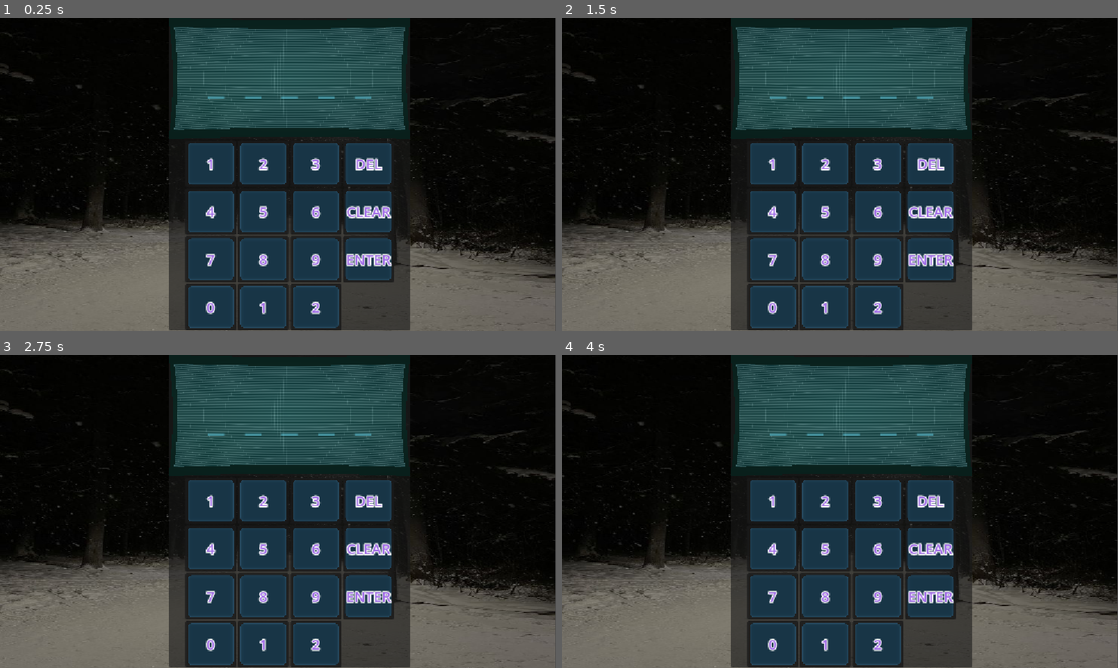
Above: before the commit, frames 1-4 (two rows, left to right).
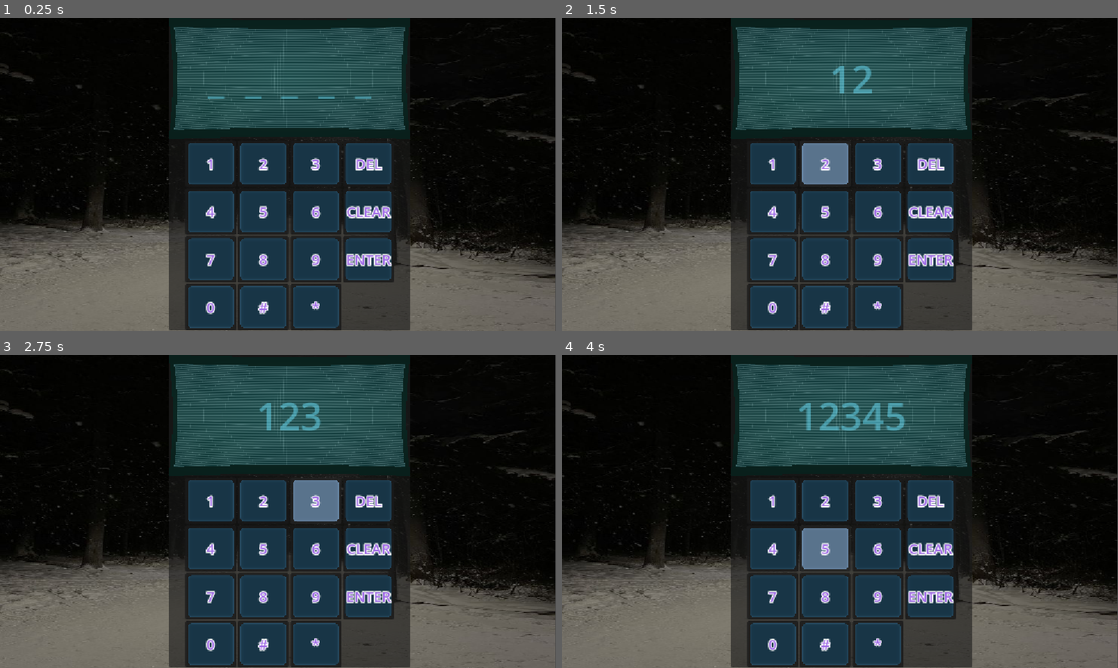
Above: after the commit, the same moments.

Repository: AndrewJordan12/InfografiaMemoriesTale
Game: Godot game, scene res://Scenes/UI/Keypad.tscn
Same seed, same stepped clock (60 frames per second), same inputs: the game is played once before the commit and once after it. This scene is started directly instead of the project's main scene.
Inputs:
- Up to frame 1 (0.25 s): no input
- Up to frame 2 (1.5 s): click "1" at 0.5 s; click "2" at 1.25 s
- Up to frame 3 (2.75 s): click "3" at 2 s
- Up to frame 4 (4 s): click "4" at 2.75 s; click "5" at 3.5 s

The runs differ from the first frame. In frame 1, 0.1% of the frame differs, in the area x 46-58%, y 90-95%; in frame 2, 1.5%; in frame 3, 1.7%; in frame 4, 2.0%, in the area x 37-67%, y 15-95%.

Commit message:
Fixed logic and implemented separate key, added shader material duplication

Diff:
--- a/info-proyecto-final/Scenes/UI/Key.tscn
+++ b/info-proyecto-final/Scenes/UI/Key.tscn
@@ -1,6 +1,7 @@
 [gd_scene format=3 uid="uid://d3it5qqw415ra"]
 
 [ext_resource type="Shader" uid="uid://cn52a15unsem5" path="res://Shaders/key.gdshader" id="1_avyew"]
+[ext_resource type="Script" uid="uid://b0mbkgrh86ikq" path="res://Scripts/UI/key.gd" id="1_qj0db"]
 [ext_resource type="LabelSettings" uid="uid://bqr03o17go4ae" path="res://Theme/Keys.tres" id="2_o46p0"]
 
 [sub_resource type="ShaderMaterial" id="ShaderMaterial_o46p0"]
@@ -21,17 +22,20 @@
 custom_minimum_size = Vector2(105, 95)
 offset_right = 8.0
 offset_bottom = 8.0
+script = ExtResource("1_qj0db")
 
 [node name="PanelContainer" type="PanelContainer" parent="." unique_id=1028183771]
 custom_minimum_size = Vector2(105, 95)
 layout_mode = 0
 offset_right = 40.0
 offset_bottom = 40.0
+mouse_filter = 2
 
 [node name="ColorRect" type="ColorRect" parent="PanelContainer" unique_id=1473738146]
 material = SubResource("ShaderMaterial_o46p0")
 custom_minimum_size = Vector2(95, 95)
 layout_mode = 2
+mouse_filter = 2
 
 [node name="Label" type="Label" parent="PanelContainer" unique_id=1218224087]
 layout_mode = 2
@@ -41,3 +45,7 @@
 horizontal_alignment = 1
 vertical_alignment = 1
 uppercase = true
+
+[connection signal="gui_input" from="." to="." method="_on_gui_input"]
+[connection signal="mouse_entered" from="." to="." method="_on_mouse_entered"]
+[connection signal="mouse_exited" from="." to="." method="_on_mouse_exited"]
--- a/info-proyecto-final/Scenes/UI/Keypad.tscn
+++ b/info-proyecto-final/Scenes/UI/Keypad.tscn
@@ -29,7 +29,6 @@
 anchor_bottom = 1.0
 grow_horizontal = 2
 grow_vertical = 2
-mouse_filter = 1
 theme = SubResource("Theme_k3esd")
 script = ExtResource("1_tsxvi")
 
@@ -86,31 +85,38 @@
 size_flags_horizontal = 6
 size_flags_vertical = 2
 size_flags_stretch_ratio = 20.0
+mouse_filter = 2
 columns = 3
 
 [node name="Key1" parent="PanelContainer/VBoxContainer/HBoxContainer/KeyContainer" unique_id=2090516326 instance=ExtResource("3_pmtet")]
 layout_mode = 2
 text = "1"
+key_value = "1"
 
 [node name="Key2" parent="PanelContainer/VBoxContainer/HBoxContainer/KeyContainer" unique_id=1070824588 instance=ExtResource("3_pmtet")]
 layout_mode = 2
 text = "2"
+key_value = "2"
 
 [node name="Key3" parent="PanelContainer/VBoxContainer/HBoxContainer/KeyContainer" unique_id=1583942461 instance=ExtResource("3_pmtet")]
 layout_mode = 2
 text = "3"
+key_value = "3"
 
 [node name="Key4" parent="PanelContainer/VBoxContainer/HBoxContainer/KeyContainer" unique_id=663122467 instance=ExtResource("3_pmtet")]
 layout_mode = 2
 text = "4"
+key_value = "4"
 
 [node name="Key5" parent="PanelContainer/VBoxContainer/HBoxContainer/KeyContainer" unique_id=916789343 instance=ExtResource("3_pmtet")]
 layout_mode = 2
 text = "5"
+key_value = "5"
 
 [node name="Key6" parent="PanelContainer/VBoxContainer/HBoxContainer/KeyContainer" unique_id=654757309 instance=ExtResource("3_pmtet")]
 layout_mode = 2
 text = "6"
+key_value = "6"
 
 [node name="Key7" parent="PanelContainer/VBoxContainer/HBoxContainer/KeyContainer" unique_id=1485085154 instance=ExtResource("3_pmtet")]
 layout_mode = 2
@@ -119,22 +125,27 @@
 [node name="Key8" parent="PanelContainer/VBoxContainer/HBoxContainer/KeyContainer" unique_id=835088561 instance=ExtResource("3_pmtet")]
 layout_mode = 2
 text = "8"
+key_value = "8"
 
 [node name="Key9" parent="PanelContainer/VBoxContainer/HBoxContainer/KeyContainer" unique_id=1111114040 instance=ExtResource("3_pmtet")]
 layout_mode = 2
 text = "9"
+key_value = "9"
 
 [node name="Key0" parent="PanelContainer/VBoxContainer/HBoxContainer/KeyContainer" unique_id=296141085 instance=ExtResource("3_pmtet")]
 layout_mode = 2
 text = "0"
+key_value = "0"
 
-[node name="KeyS1" parent="PanelContainer/VBoxContainer/HBoxContainer/KeyContainer" unique_id=2038749212 instance=ExtResource("3_pmtet")]
+[node name="Key#" parent="PanelContainer/VBoxContainer/HBoxContainer/KeyContainer" unique_id=2038749212 instance=ExtResource("3_pmtet")]
 layout_mode = 2
 text = "#"
+key_value = "#"
 
-[node name="KeyS2" parent="PanelContainer/VBoxContainer/HBoxContainer/KeyContainer" unique_id=1422031284 instance=ExtResource("3_pmtet")]
+[node name="Key*" parent="PanelContainer/VBoxContainer/HBoxContainer/KeyContainer" unique_id=1422031284 instance=ExtResource("3_pmtet")]
 layout_mode = 2
 text = "*"
+key_value = "*"
 
 [node name="KeyContainer2" type="VBoxContainer" parent="PanelContainer/VBoxContainer/HBoxContainer" unique_id=298402869]
 layout_direction = 1
@@ -146,11 +157,24 @@
 [node name="DEL" parent="PanelContainer/VBoxContainer/HBoxContainer/KeyContainer2" unique_id=161442878 instance=ExtResource("3_pmtet")]
 layout_mode = 2
 size_flags_vertical = 2
+mouse_filter = 1
+key_value = "DEL"
+is_num = false
 
 [node name="CLEAR" parent="PanelContainer/VBoxContainer/HBoxContainer/KeyContainer2" unique_id=2006102907 instance=ExtResource("3_pmtet")]
 layout_mode = 2
 size_flags_vertical = 2
+mouse_filter = 1
+key_value = "CLEAR"
+is_num = false
 
 [node name="ENTER" parent="PanelContainer/VBoxContainer/HBoxContainer/KeyContainer2" unique_id=1567428892 instance=ExtResource("3_pmtet")]
 layout_mode = 2
 size_flags_vertical = 10
+mouse_filter = 1
+key_value = "ENTER"
+is_num = false
+
+[connection signal="pressed" from="PanelContainer/VBoxContainer/HBoxContainer/KeyContainer2/DEL" to="." method="_on_del_pressed"]
+[connection signal="pressed" from="PanelContainer/VBoxContainer/HBoxContainer/KeyContainer2/CLEAR" to="." method="_on_clear_pressed"]
+[connection signal="pressed" from="PanelContainer/VBoxContainer/HBoxContainer/KeyContainer2/ENTER" to="." method="_on_enter_pressed"]
--- /dev/null
+++ b/info-proyecto-final/Scripts/UI/key.gd
@@ -0,0 +1,60 @@
+extends Button
+
+@onready var label = $PanelContainer/Label
+@onready var colorRect = $PanelContainer/ColorRect
+@export var key_value : String = "7"
+@export var is_num : bool = true
+
+signal key_pressed(value:String)
+
+var is_hoveredd := false
+var is_pressedd := false
+var is_active := false
+var press_animation := 0.0
+var is_clicked := false
+
+
+func _ready():
+	colorRect.material = colorRect.material.duplicate()
+	colorRect.material.set_shader_parameter("key_text", key_value)
+	colorRect.material.set_shader_parameter("is_active", false)
+	if label:
+		label.text = key_value
+
+func _process(delta):
+	if is_pressedd:
+		press_animation = min(press_animation + delta * 8.0, 1.0)
+	else:
+		press_animation = max(press_animation - delta * 6.0, 0.0)
+
+	colorRect.material.set_shader_parameter("is_pressed", is_pressedd)
+	colorRect.material.set_shader_parameter("press_animation", press_animation)
+
+func _on_mouse_entered():
+	is_hoveredd = true
+	colorRect.material.set_shader_parameter("is_hovered", true)
+
+func _on_mouse_exited():
+	is_hoveredd = false
+	colorRect.material.set_shader_parameter("is_hovered", false)
+
+func _on_gui_input(event):
+	if event is InputEventMouseButton and event.button_index == MOUSE_BUTTON_LEFT:
+		if event.pressed:
+			is_pressedd = true
+			is_clicked = true
+		else:
+			if is_clicked:
+				is_pressedd = false
+				is_clicked = false
+				if is_num:
+					emit_signal("key_pressed", key_value)
+
+				# Visual feedback
+				colorRect.material.set_shader_parameter("is_active", true)
+				await get_tree().create_timer(0.15).timeout
+				colorRect.material.set_shader_parameter("is_active", false)
+
+func set_active(active: bool):
+	is_active = active
+	colorRect.material.set_shader_parameter("is_active", active)
--- a/info-proyecto-final/Scripts/UI/keypad.gd
+++ b/info-proyecto-final/Scripts/UI/keypad.gd
@@ -1,11 +1,10 @@
 extends Control
 class_name NumberKeypad
-
 # signals
 signal code_entered(code: String)
 
 @export var num_digits: int = 5
-@export var auto_submit_on_max: bool = true
+@export var auto_submit_on_max: bool = false
 @export var hide_entered_digits: bool = false
 @export var hide_delay: float = 0.5
 
@@ -17,6 +16,7 @@
 
 var current_code: String = ""
 var digit_timer: Timer = null
+var last_digit: String = ""
 
 func _ready():
 	setup_buttons()
@@ -24,23 +24,8 @@
 	update_display()
 
 func setup_buttons():
-	clear_button.pressed.connect(_on_clear_pressed)
-	var clearLabel = clear_button.get_child(0).get_child(1)
-	if clearLabel:
-		clearLabel.text = "CLEAR"
-	del_button.pressed.connect(_on_del_pressed)
-	var del_buttonLabel = del_button.get_child(0).get_child(1)
-	if del_buttonLabel:
-		del_buttonLabel.text = "DEL"
-	enter_button.pressed.connect(_on_enter_pressed)
-	var enter_buttonLabel = enter_button.get_child(0).get_child(1)
-	if enter_buttonLabel:
-		enter_buttonLabel.text = "ENTER"
 	for key in grid_container.get_children():
-		key.pressed.connect(_on_number_button_pressed.bind(key))
-		var label = key.get_child(0).get_child(1)
-		if label:
-			label.text = (key.name).right(1)
+		key.key_pressed.connect(_on_key_pressed)
 
 func setup_timer():
 	digit_timer = Timer.new()
@@ -49,26 +34,21 @@
 	digit_timer.timeout.connect(_on_hide_digit_timeout)
 	add_child(digit_timer)
 
-func _on_number_button_pressed(button: Control):
-	var digit = ""
-	if button is Button:
-		digit = button.text
-	else:
-		return
-	add_digit(digit)
-
 func add_digit(digit: String):
 	if digit.length() != 1:
 		return
-	if not digit.is_valid_int() and digit != ".":
+	if not digit.is_valid_int():
 		return
 	if current_code.length() >= num_digits:
 		return
+	last_digit = digit
 	current_code += digit
 	update_display()
-	#if auto_submit_on_max and current_code.length() >= num_digits:
-		#submit_code()
+	if hide_entered_digits:
+		digit_timer.start()
 
+	if auto_submit_on_max and current_code.length() >= num_digits:
+		submit_code()
 
 func remove_digit():
 	if current_code.is_empty():
@@ -81,6 +61,7 @@
 	if current_code.is_empty():
 		return
 	current_code = ""
+	last_digit = ""
 	update_display()
 
 func submit_code():
@@ -98,31 +79,25 @@
 		return
 	var display_text = ""
 	if hide_entered_digits:
-		var visible_digits = current_code.length()
-		for i in range(visible_digits):
-			display_text += "•"
-		if digit_timer and digit_timer.is_stopped() == false:
-			if current_code.length() > 0:
-				display_text = current_code.left(current_code.length() - 1)
-				for i in range(display_text.length()):
-					display_text[i] = "•"
-				display_text += current_code[current_code.length() - 1]
-			else:
-				display_text = ""
+		var visible_count = current_code.length()
+		if digit_timer and digit_timer.is_stopped() == false and visible_count > 0:
+			for i in range(visible_count - 1):
+				display_text += "•"
+			display_text += current_code[visible_count - 1]
+		else:
+			for i in range(visible_count):
+				display_text += "•"
 	else:
 		display_text = current_code
-
 	if display_text.is_empty():
+		display_text = ""
 		for i in range(num_digits):
 			display_text += " _ "
+
 	display_label.text = display_text
 
 func _on_hide_digit_timeout():
 	update_display()
-
-func _show_last_digit_temporarily():
-	if hide_entered_digits and digit_timer:
-		digit_timer.start()
 
 func _on_clear_pressed():
 	clear_code()
@@ -131,8 +106,12 @@
 	remove_digit()
 
 func _on_enter_pressed():
+	print("HOLA")
 	submit_code()
 
 func reset():
 	clear_code()
 	update_display()
+
+func _on_key_pressed(value: String) -> void:
+	add_digit(value)
--- a/info-proyecto-final/Shaders/key.gdshader
+++ b/info-proyecto-final/Shaders/key.gdshader
@@ -1,29 +1,22 @@
 shader_type canvas_item;
 
-// Key appearance
 uniform vec4 key_color : source_color = vec4(0.15, 0.2, 0.25, 1.0);
 uniform vec4 key_hover_color : source_color = vec4(0.35, 0.45, 0.55, 1.0);
 uniform vec4 key_press_color : source_color = vec4(0.1, 0.15, 0.2, 1.0);
 
-// Key shape
 uniform float corner_radius : hint_range(0.0, 0.5) = 0.15;
 uniform float shadow_intensity : hint_range(0.0, 1.0) = 0.4;
 
-// Button state (set from script)
 uniform bool is_pressed = false;
 uniform bool is_hovered = false;
 uniform bool is_active = false;
 
-// Animation
 uniform float press_animation : hint_range(0.0, 1.0) = 0.0;
 
-// Glow effect
 uniform float glow_intensity : hint_range(0.0, 1.0) = 0.2;
 
-// Sub-pixel rendering
 uniform bool smooth_edges = true;
 
-// Helper function for rounded rectangle
 float rounded_rect(vec2 uv, vec2 size, float radius) {
     vec2 abs_uv = abs(uv);
     vec2 half_size = size * 0.5;
@@ -32,30 +25,23 @@
 }
 
 void fragment() {
-    // Center UV
     vec2 uv = UV - 0.5;
 
-    // Apply press animation offset
     float press_offset = press_animation * 0.03;
     vec2 press_uv = uv + vec2(0.0, press_offset);
 
-    // Key dimensions (with padding)
     vec2 key_size = vec2(0.9, 0.9);
 
-    // Calculate rounded rectangle
     float radius = corner_radius * 0.5;
     float dist = rounded_rect(uv, key_size, radius);
 
-    // Key mask
     float key_mask = 1.0 - smoothstep(0.0, 0.01, dist);
 
-    // Shadow
     vec2 shadow_offset = vec2(0.02, 0.03 + press_animation * 0.02);
     float shadow_dist = rounded_rect(uv - shadow_offset, key_size, radius);
     float shadow_mask = 1.0 - smoothstep(0.0, 0.01, shadow_dist);
     float shadow = shadow_mask * shadow_intensity * (0.7 - press_animation * 0.3);
 
-    // Determine key color based on state
     vec4 base_color = key_color;
     float press_factor = press_animation;
 
@@ -65,19 +51,15 @@
         base_color = key_hover_color;
     }
 
-    // Active state
     if (is_active) {
         base_color = mix(base_color, vec4(1.0, 0.9, 0.4, 1.0), 0.15);
     }
 
-    // Build final key color (flat, no bevel)
     vec4 key_final = base_color;
 
-    // Add subtle edge highlight (just a thin border)
     float edge_highlight = exp(-abs(dist) * 50.0) * 0.2;
     key_final.rgb += vec3(0.3, 0.4, 0.5) * edge_highlight;
 
-    // Glow effect
     float glow = 0.0;
     if (is_active) {
         glow = glow_intensity * (sin(TIME * 2.0) * 0.5 + 0.5);
@@ -85,24 +67,19 @@
         glow = glow_intensity * 0.3;
     }
 
-    // Combine everything
     vec4 final_color = vec4(0.0);
 
     if (key_mask > 0.5) {
-        // Apply shadow
         final_color = vec4(0.0, 0.0, 0.0, shadow);
 
-        // Apply key body
         vec4 key_body = key_final;
         key_body.a = 1.0;
 
-        // Add glow to the key
         if (glow > 0.01) {
             vec3 glow_color = vec3(0.3, 0.6, 1.0) * glow * 0.5;
             key_body.rgb += glow_color;
         }
 
-        // Use press_uv for the pressed position
         float press_dist = rounded_rect(press_uv, key_size, radius);
         if (press_dist < 0.01) {
             final_color = mix(final_color, key_body, key_mask);
@@ -110,14 +87,11 @@
             final_color = key_body;
         }
     } else {
-        // Outside key - transparent
         final_color = vec4(0.0, 0.0, 0.0, 0.0);
     }
 
-    // Edge smoothing
     if (smooth_edges && final_color.a > 0.0) {
         final_color.a *= smoothstep(0.0, 0.01, -dist);
     }
-
     COLOR = final_color;
 }
Not shown, added: info-proyecto-final/Scripts/UI/key.gd.uid
